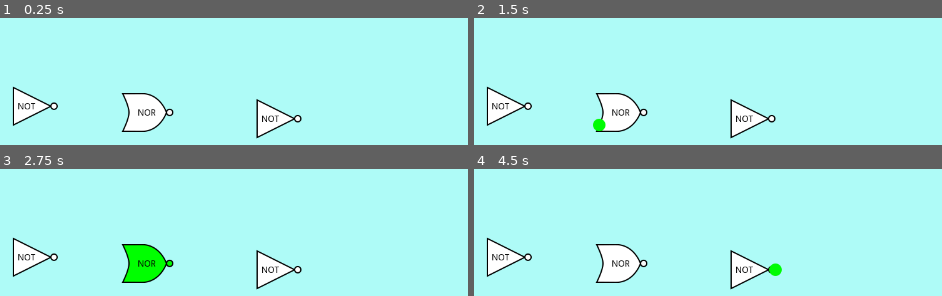
Above: before the commit, frames 1-4 (two rows, left to right).
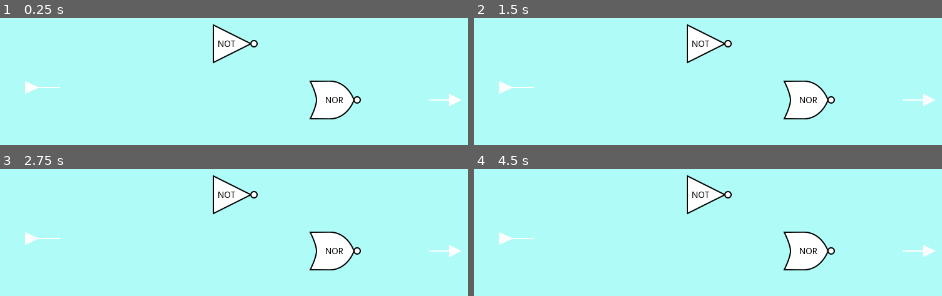
Above: after the commit, the same moments.

Repository: andrew-wilkes/digital-logic
Game: Godot game, scene res://parts/lib/test.tscn
Same seed, same stepped clock (60 frames per second), same inputs: the game is played once before the commit and once after it. This scene is started directly instead of the project's main scene.
Inputs (mouse positions are in pixels of both pictures, inside the frame that each line leads up to):
- Up to frame 1 (0.25 s): no input
- Up to frame 2 (1.5 s): tap Enter at 0.5 s; move the mouse to (600, 100) at 0.52 s; click (600, 100) at 0.67 s; tap Space at 1.25 s; move the mouse to (600, 124) at 1.27 s; click (600, 124) at 1.42 s
- Up to frame 3 (2.75 s): tap Enter at 2 s; move the mouse to (149, 262) at 2.02 s; click (149, 262) at 2.17 s
- Up to frame 4 (4.5 s): tap Space at 2.75, 4.25 s; move the mouse to (647, 262) at 2.77 s; click (647, 262) at 2.92 s; tap Enter at 3.5 s; move the mouse to (731, 269) at 3.52 s; click (731, 269) at 3.67 s; move the mouse to (773, 269) at 4.27 s; click (773, 269) at 4.42 s

The runs differ from the first frame. In frame 1, 9.8% of the frame differs, in the area x 2-99%, y 4-96%; in frame 2, 9.9%; in frame 3, 9.8%; in frame 4, 10%.

Commit message:
Fix propagation delay-based false positive of instability

Diff:
--- a/game/g.gd
+++ b/game/g.gd
@@ -6,6 +6,7 @@
 const COLOR_UNDEFINED = Color.white
 const GRID_SIZE = 10
 const PART_FILE_PATH = "res://parts/lib/"
+const UNSTABLE_THRESHOLD = 20
 
 var wire = null
 
--- a/game/parts/Output.gd
+++ b/game/parts/Output.gd
@@ -13,7 +13,9 @@
 
 func update_output(pin, value):
 	if pin.state_changed():
-		breakpoint
+		pin.wires[0].delete()
+		unstable()
+		return
 	state = value
 	output = state
 	indicate_state()
--- a/game/parts/lib/test.json
+++ b/game/parts/lib/test.json
@@ -1 +1 @@
-{"file_name":"test","parts":[{"id":0,"wires":[[1,0]]},{"id":1,"wires":[]},{"id":2,"wires":[[0,0]]}],"title":"Test"}
+{"file_name":"test","parts":[{"id":0,"wires":[[3,0]]},{"id":1,"wires":[[0,0]]},{"id":2,"wires":[[1,0],[0,1]]},{"id":3,"wires":[]}],"title":"Test"}
--- a/game/parts/lib/test.tscn
+++ b/game/parts/lib/test.tscn
@@ -1,13 +1,17 @@
-[gd_scene load_steps=4 format=2]
+[gd_scene load_steps=8 format=2]
 
 [ext_resource path="res://parts/Gate.gd" type="Script" id=1]
+[ext_resource path="res://parts/Input.gd" type="Script" id=2]
 [ext_resource path="res://parts/dNOR.tscn" type="PackedScene" id=3]
 [ext_resource path="res://parts/eNOT.tscn" type="PackedScene" id=4]
+[ext_resource path="res://parts/Output.gd" type="Script" id=5]
+[ext_resource path="res://parts/zInput.tscn" type="PackedScene" id=6]
+[ext_resource path="res://parts/zOutput.tscn" type="PackedScene" id=7]
 
 [node name="Parts" type="Node2D"]
 
-[node name="NOR1021" type="Node2D" parent="." instance=ExtResource( 3 )]
-position = Vector2( 430, 180 )
+[node name="NOR10212521" type="Node2D" parent="." instance=ExtResource( 3 )]
+position = Vector2( 730, 160 )
 z_index = 1
 script = ExtResource( 1 )
 highlight_pin = true
@@ -18,8 +22,8 @@
 is_ext_input = false
 gate_type = "NOR"
 
-[node name="NOT22" type="Node2D" parent="." instance=ExtResource( 4 )]
-position = Vector2( 640, 190 )
+[node name="NOT23" type="Node2D" parent="." instance=ExtResource( 4 )]
+position = Vector2( 570, 70 )
 z_index = 1
 script = ExtResource( 1 )
 highlight_pin = true
@@ -30,14 +34,22 @@
 is_ext_input = false
 gate_type = "NOT"
 
-[node name="NOT" type="Node2D" parent="." instance=ExtResource( 4 )]
-position = Vector2( 250, 170 )
-z_index = 1
-script = ExtResource( 1 )
+[node name="Input" type="Node2D" parent="." instance=ExtResource( 6 )]
+position = Vector2( 270, 140 )
+script = ExtResource( 2 )
 highlight_pin = true
 highlight_part = true
 moveable = true
 wireable = true
-show_state = false
+show_state = true
+is_ext_input = true
+
+[node name="Output2724" type="Node2D" parent="." instance=ExtResource( 7 )]
+position = Vector2( 900, 160 )
+script = ExtResource( 5 )
+highlight_pin = true
+highlight_part = true
+moveable = true
+wireable = true
+show_state = true
 is_ext_input = false
-gate_type = "NOT"
--- a/game/parts/misc/Pin.gd
+++ b/game/parts/misc/Pin.gd
@@ -7,12 +7,12 @@
 var wires = []
 var id = 0
 var was_connected_to = false
-var updated = false
+var updated = 0
 
 func state_changed():
-	updated = !updated
-	return !updated
+	updated += 1
+	return updated > g.UNSTABLE_THRESHOLD
 
 
 func reset_state_changed():
-	updated = false
+	updated = 0
